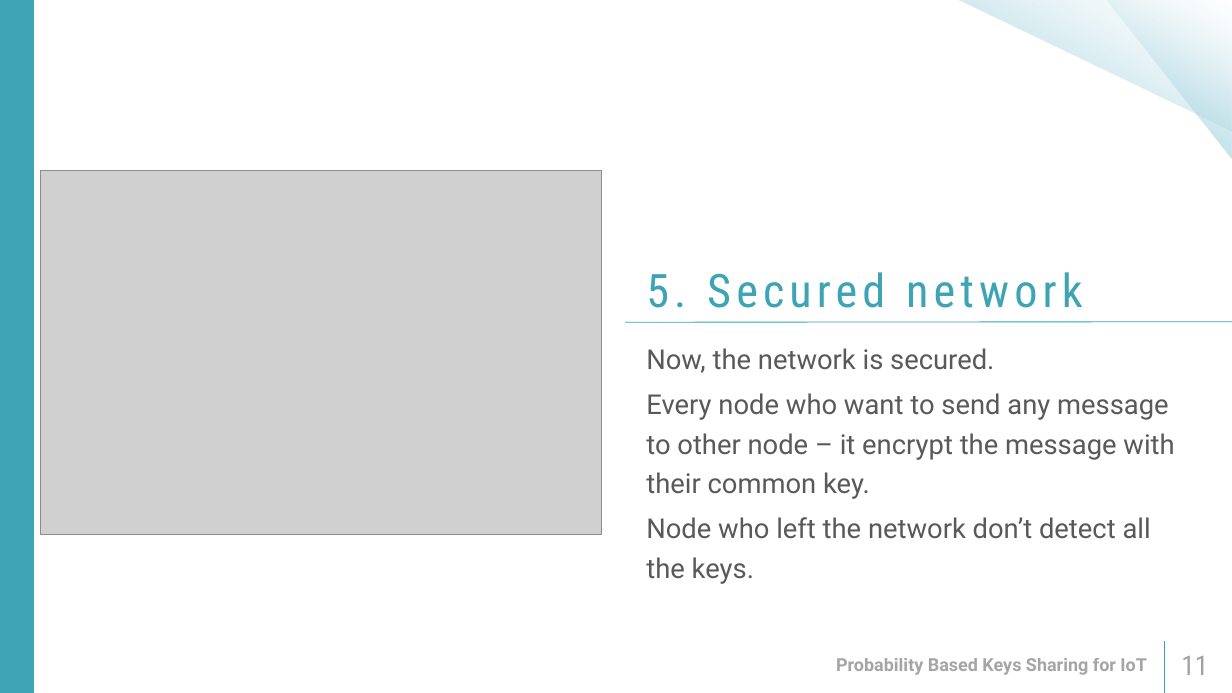
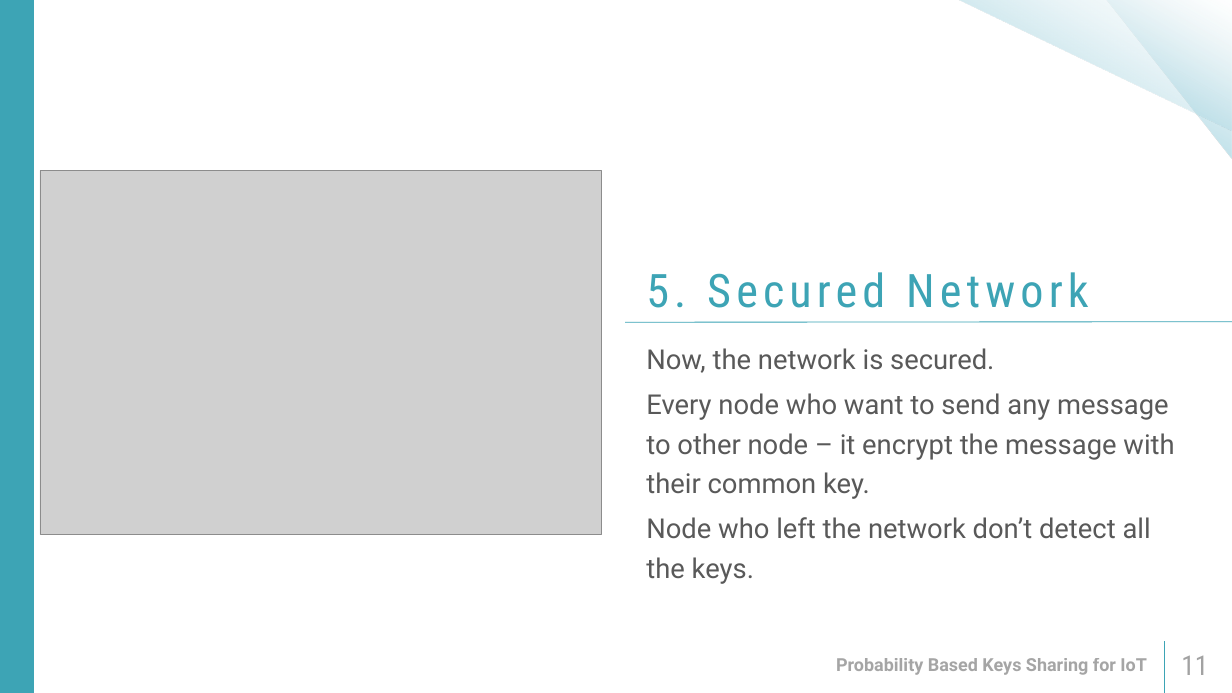
Before and after one commit to reutnagar/distributed-RSA-for-IoT, a slide deck: slide 11 of Docs/Submission/מצגת פרויקט גמר.pptx. Drawn at 1232x693 pixels with LibreOffice and Linux fonts; fonts in the diff are those of the drawing; grey boxes stand for pictures. Boxes give left, top, right and bottom in pixels: in the first picture for what was removed or moved away, otherwise in the second. Text is boxed around its words. In the diff, an @@ line names an element or a change of style, - is before the commit and + after.

```diff
--- a/Docs/Submission/מצגת פרויקט גמר.pptx
+++ b/Docs/Submission/מצגת פרויקט גמר.pptx
@@ text at bbox=[646, 272, 1089, 308]: text changed @@
-5. Secured network
+5. Secured Network
```
Also in this commit, not shown: 6 other slides changed.
